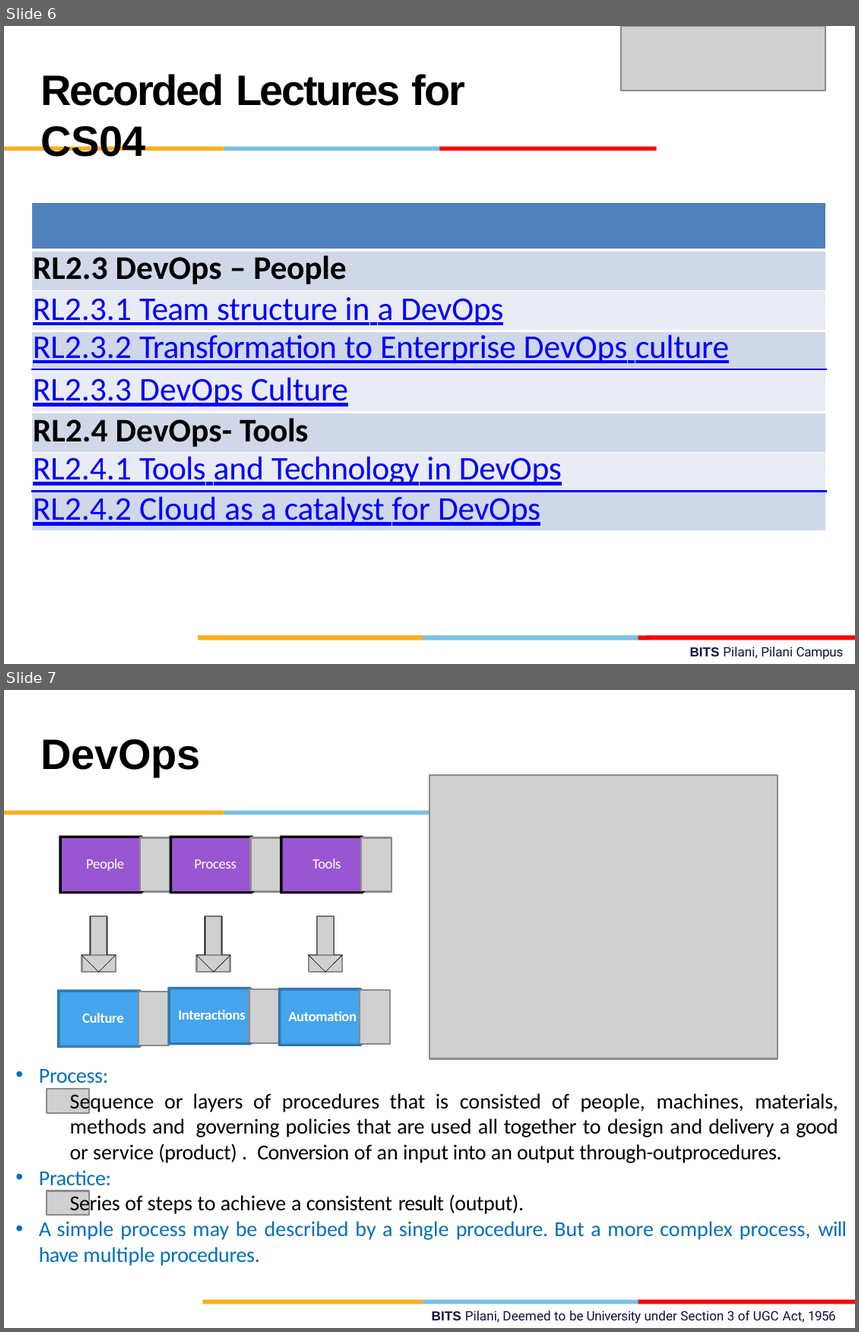
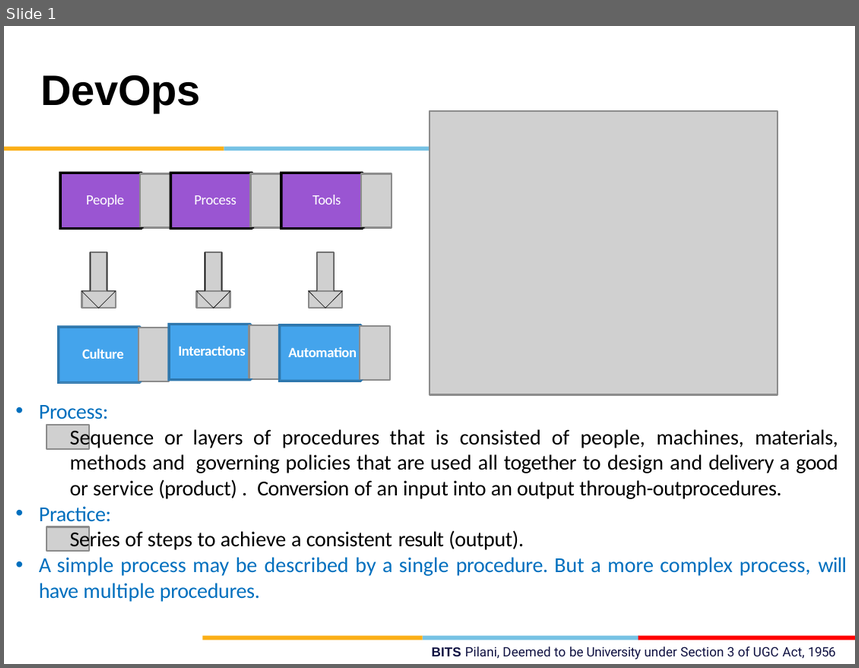
Before and after one commit to AbidKhan01ak/Mtech-7th-Sem, a slide deck: Devops/Session 4 Intro to Devops - People Process Cloud( Bits Slides).pptx. Shown one above the other, each under a label of ours: slides 6 and 7 before the commit, slide 1 after it. The pictures are 859x1332 and 859x668 pixels, drawn with LibreOffice and Linux fonts; fonts in the diff are those of the drawing; grey boxes stand for pictures; background and template pictures are left out. Boxes give left, top, right and bottom in pixels: in the first picture for what was removed or moved away, otherwise in the second. Text is boxed around its words. In the diff, an @@ line names an element or a change of style, - is before the commit and + after.

```diff
--- a/Devops/Session 4 Intro to Devops - People Process Cloud( Bits Slides).pptx
+++ b/Devops/Session 4 Intro to Devops - People Process Cloud( Bits Slides).pptx
@@ slide 6 removed at (4,26,855,664), background #FFFFFF @@
@@ picture removed at (620,26,825,91) @@
@@ text removed at (41,74,466,157) @@
-Recorded Lectures for CS04
@@ freeform shape removed at (4,147,224,152) @@
@@ freeform shape removed at (224,147,439,152) @@
@@ freeform shape removed at (439,147,656,152) @@
@@ table removed at (31,202,826,531), 8 rows, 1 columns @@
-
-RL2.3 DevOps – People
-RL2.3.1 Team structure in a DevOps
-RL2.3.2 Transformation to Enterprise DevOps culture
-RL2.3.3 DevOps Culture
-RL2.4 DevOps- Tools
-RL2.4.1 Tools and Technology in DevOps
-RL2.4.2 Cloud as a catalyst for DevOps
@@ group removed at (198,636,855,641): 6 freeform shapes @@
@@ text removed at (690,647,844,660) @@
-BITS Pilani, Pilani Campus
@@ what was slide 7 is now slide 1 @@
```
Also in this commit, not shown: 7 other slides removed, 11 other files.
